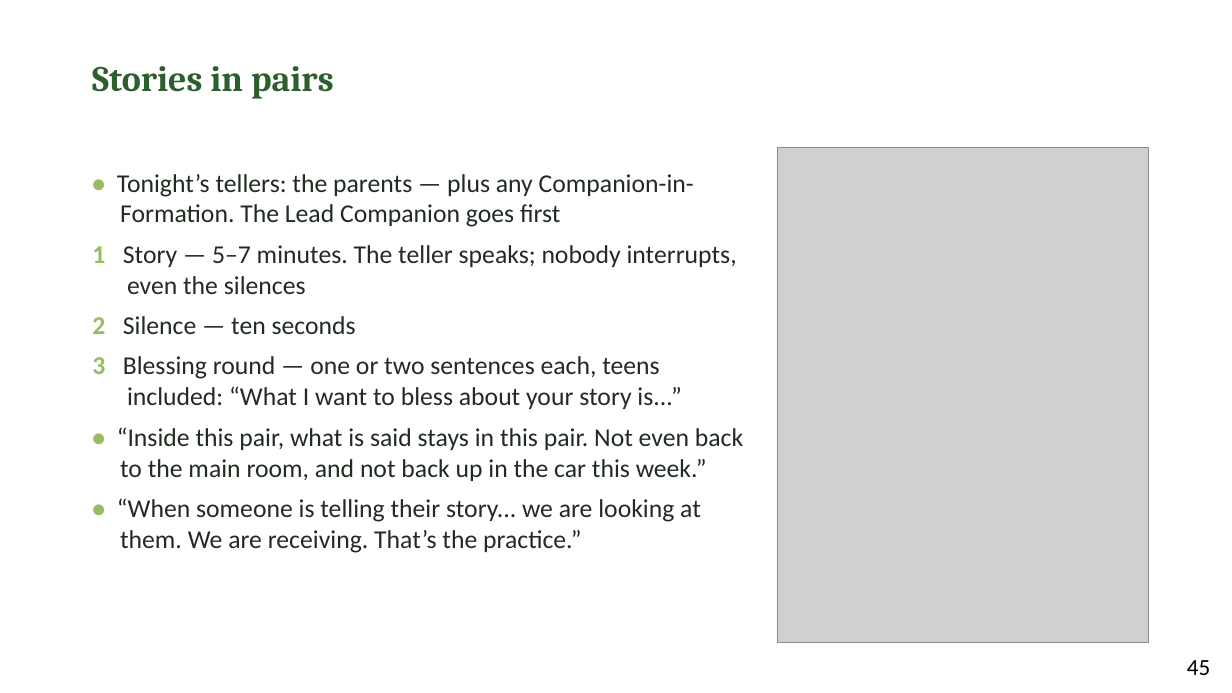
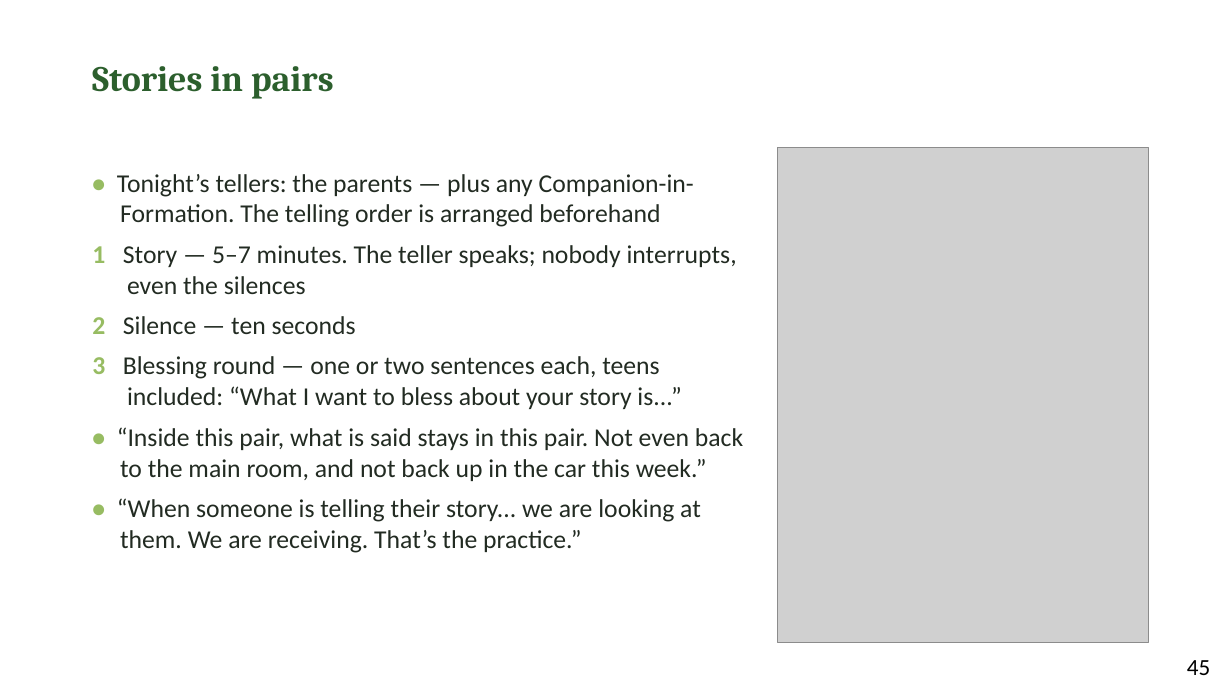
Before and after one commit to jgtittle-ministries/fellowship-of-the-heart-pilot-at-cca-dev, a slide deck: slide 10 of _implementation-notes/evening-series/FotH Evening Session 3 Slides DRAFT v1.pptx. Drawn at 1232x693 pixels with LibreOffice and Linux fonts; fonts in the diff are those of the drawing; grey boxes stand for pictures. Boxes give left, top, right and bottom in pixels: in the first picture for what was removed or moved away, otherwise in the second. Text is boxed around its words. In the diff, an @@ line names an element or a change of style, - is before the commit and + after.

```diff
--- a/_implementation-notes/evening-series/FotH Evening Session 3 Slides DRAFT v1.pptx
+++ b/_implementation-notes/evening-series/FotH Evening Session 3 Slides DRAFT v1.pptx
@@ text at (117,174,694,227): text changed @@
-• Tonight’s tellers: the parents — plus any Companion-in-Formation. The Lead Companion goes first
+• Tonight’s tellers: the parents — plus any Companion-in-Formation. The telling order is arranged beforehand
```
Also in this commit, not shown: 4 other files.
